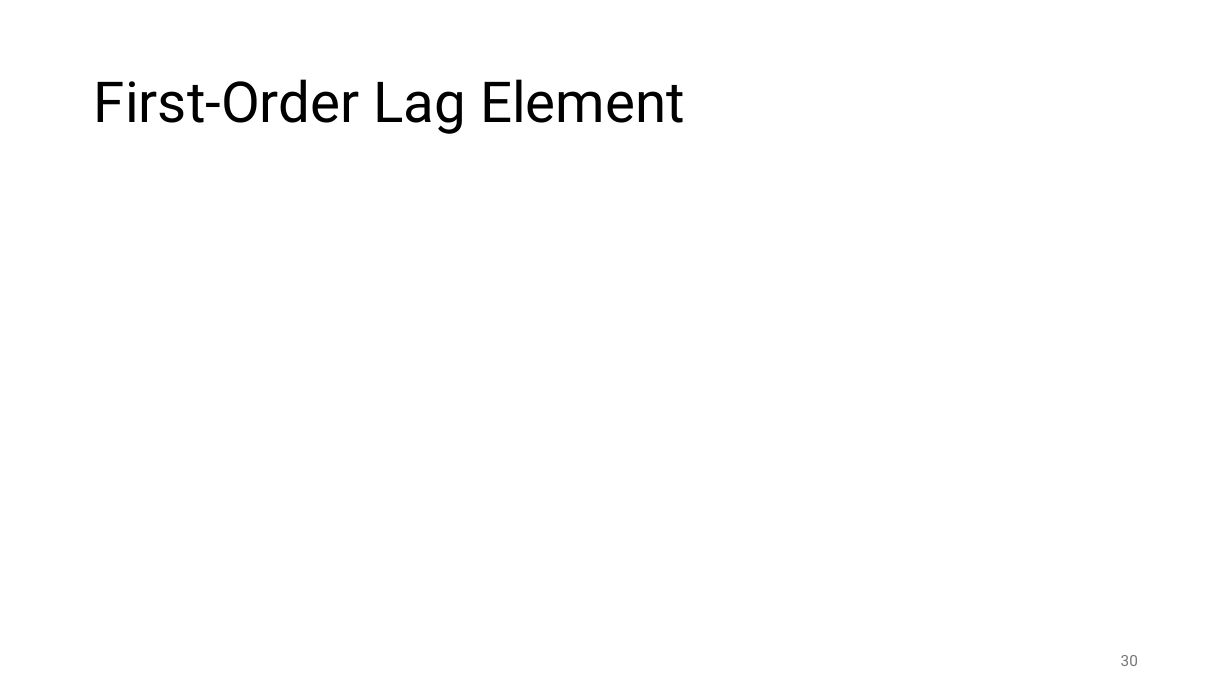
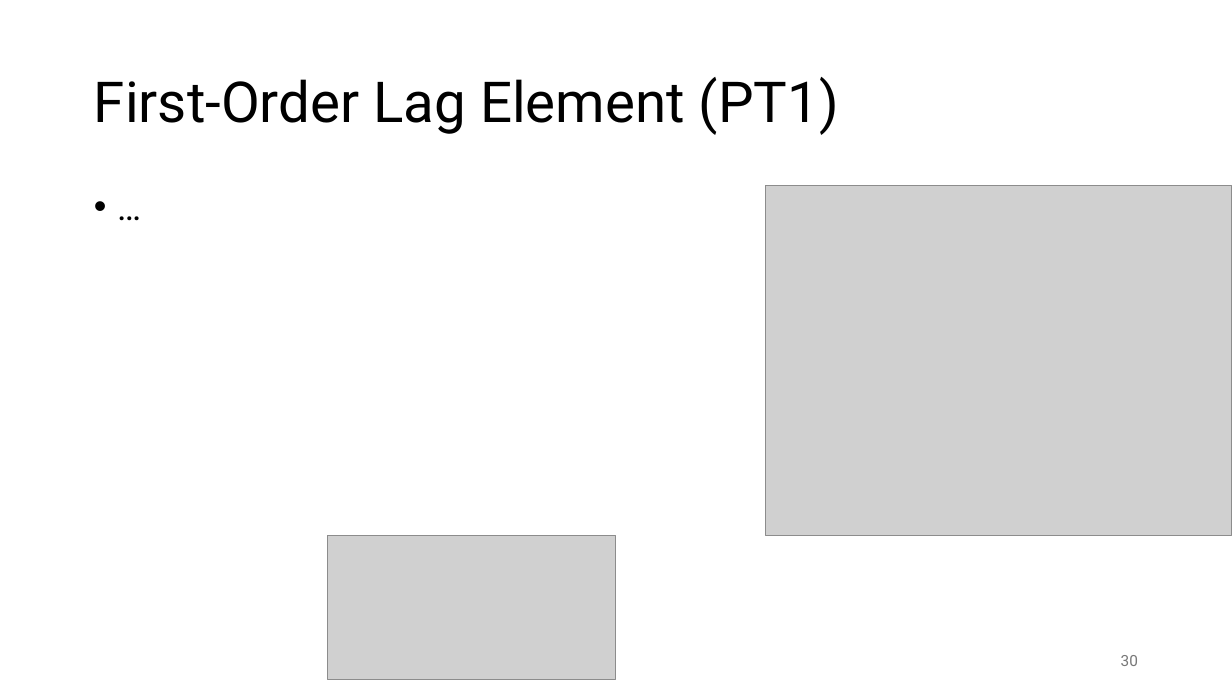
Before and after one commit to FelixWick/control_engineering, a slide deck: slide 30 of slides/3_Laplace.pptx. Drawn at 1232x693 pixels with LibreOffice and Linux fonts; fonts in the diff are those of the drawing; grey boxes stand for pictures. Boxes give left, top, right and bottom in pixels: in the first picture for what was removed or moved away, otherwise in the second. Text is boxed around its words. In the diff, an @@ line names an element or a change of style, - is before the commit and + after.

Commit message:
individual elements

```diff
--- a/slides/3_Laplace.pptx
+++ b/slides/3_Laplace.pptx
@@ title at <box>94,77,839,135</box>: text changed @@
-First-Order Lag Element
+First-Order Lag Element (PT1)
@@ text added at <box>85,185,1148,625</box>, 28 pt, text #000000 @@
+• …
@@ picture added at <box>765,185,1232,535</box> @@
@@ picture added at <box>327,536,616,680</box> @@
```
Also in this commit, not shown: 4 other slides changed, 2 slides added, 1 slide removed.
